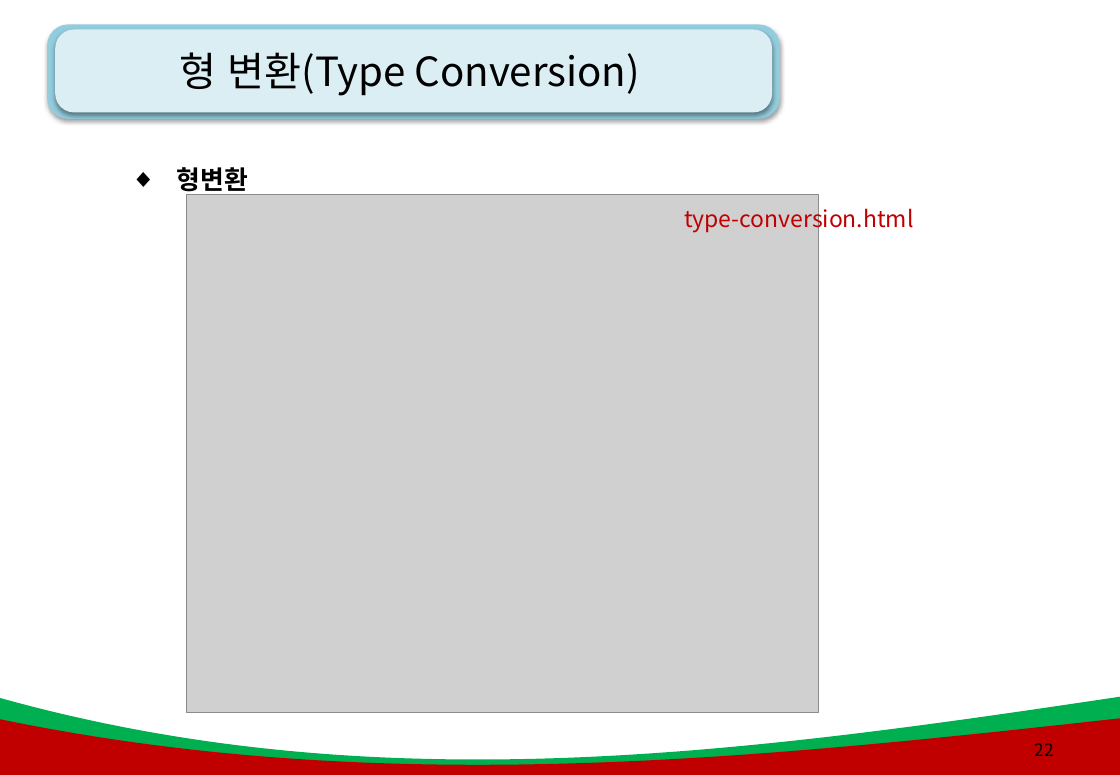
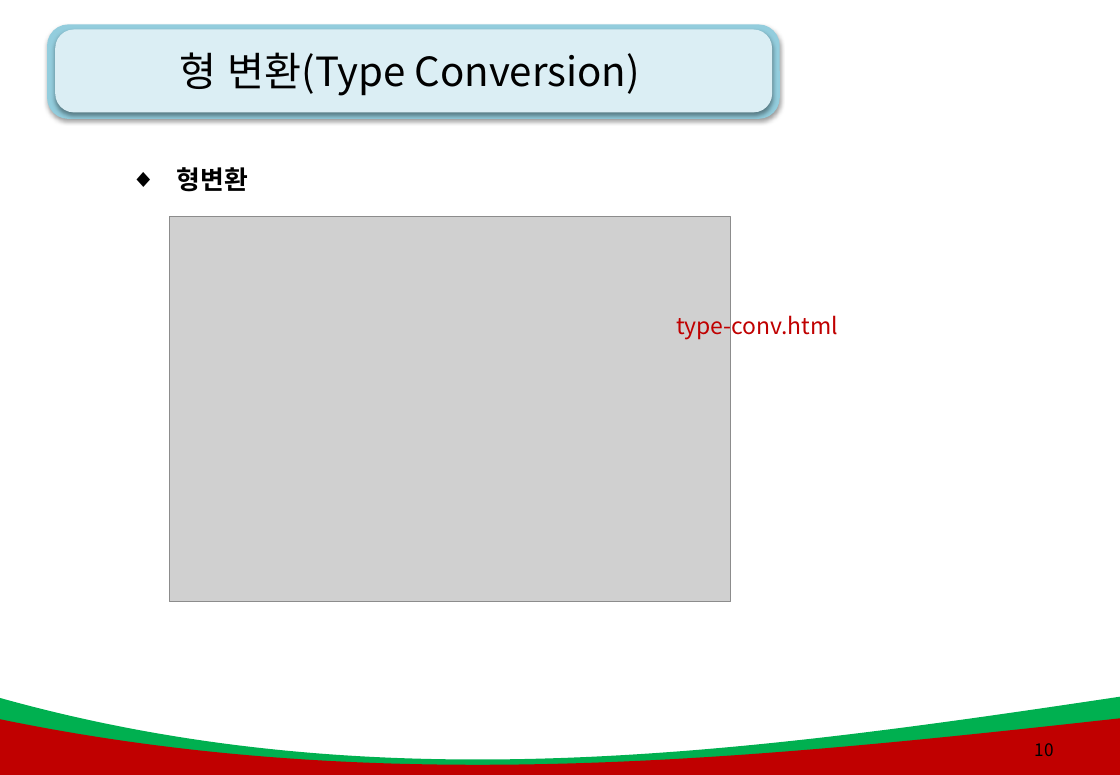
Before and after one commit to kiyongee2/green_project_web, a slide deck: slide 10 of js_ppt/2강. js_연산자.pptx (slide 22 before the commit). Drawn at 1120x775 pixels with LibreOffice and Linux fonts; fonts in the diff are those of the drawing; grey boxes stand for pictures; background and template pictures are left out. Boxes give left, top, right and bottom in pixels: in the first picture for what was removed or moved away, otherwise in the second. Text is boxed around its words. In the diff, an @@ line names an element or a change of style, - is before the commit and + after.

```diff
--- a/js_ppt/2강. js_연산자.pptx
+++ b/js_ppt/2강. js_연산자.pptx
@@ picture: place and size @@
-picture at bbox=[187, 194, 819, 713]
+picture at bbox=[170, 217, 731, 603]
@@ text at bbox=[676, 311, 838, 340]: text changed @@
-type-conversion.html
+type-conv.html
@@ page number at bbox=[1034, 743, 1053, 756]: text changed @@
-22
+10
```
Also in this commit, not shown: 9 other slides changed, 47 other files.
